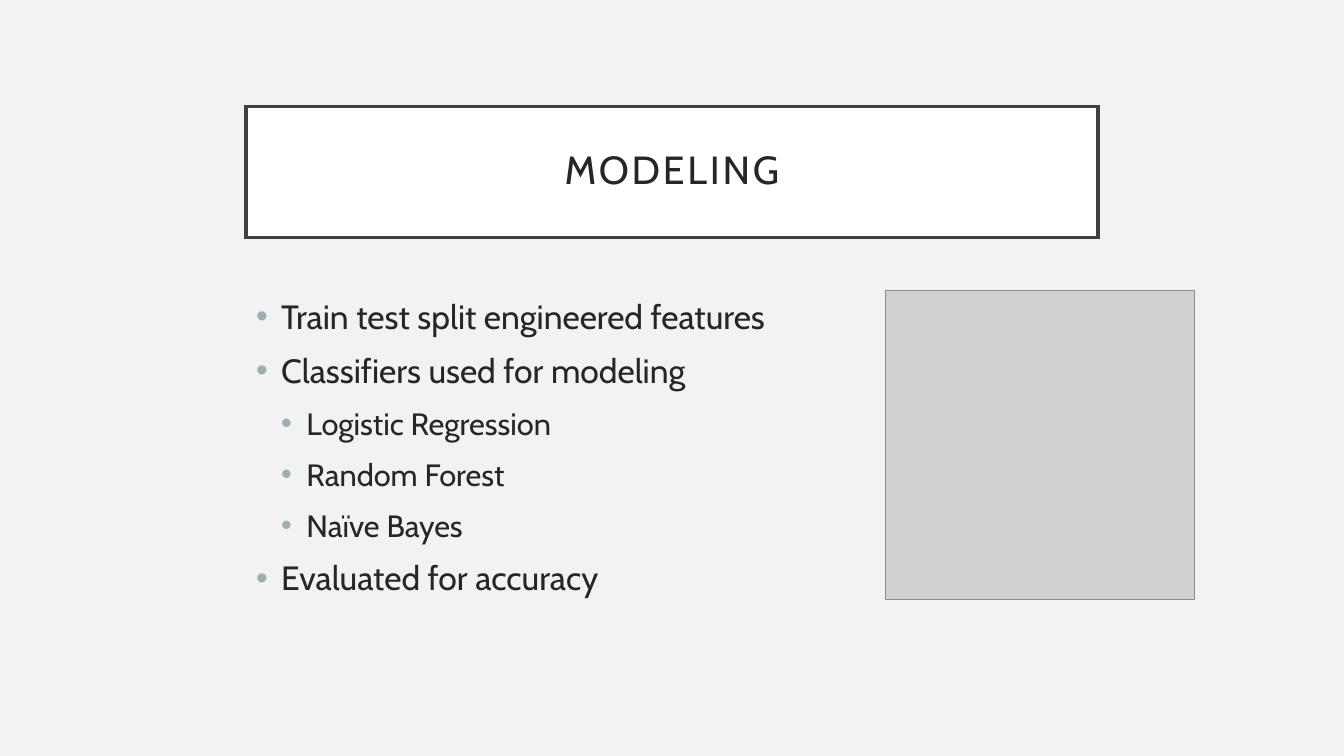
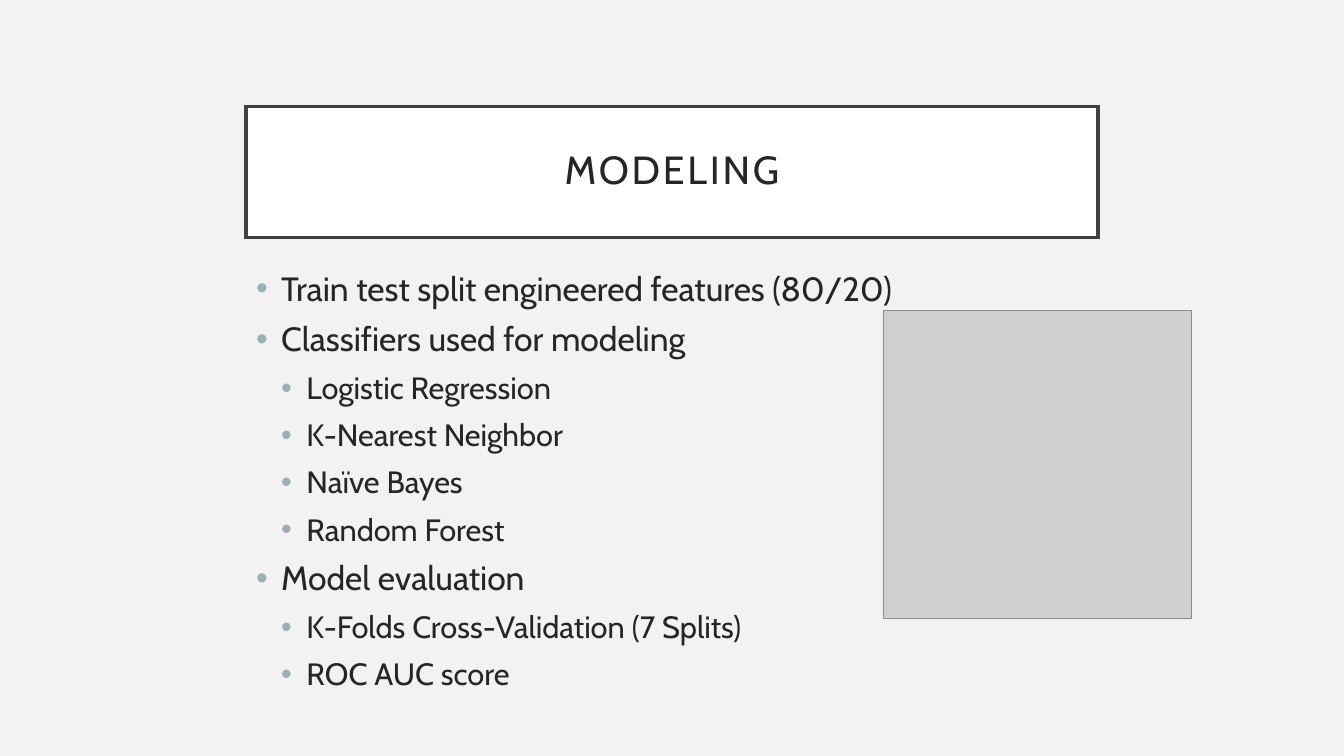
Before and after one commit to joshho77/NLP_Project, a slide deck: slide 17 of NLP Project Slides.pptx. Drawn at 1344x756 pixels with LibreOffice and Linux fonts; fonts in the diff are those of the drawing; grey boxes stand for pictures. Boxes give left, top, right and bottom in pixels: in the first picture for what was removed or moved away, otherwise in the second. Text is boxed around its words. In the diff, an @@ line names an element or a change of style, - is before the commit and + after.

```diff
--- a/NLP Project Slides.pptx
+++ b/NLP Project Slides.pptx
@@ text "Train test split engineered features ...": place and size @@
-text "Train test split engineered features ..." at [281,303,765,598]
+text "Train test split engineered features ..." at [281,275,892,686]
@@ text at [281,275,892,309]: text changed @@
-• Train test split engineered features
+• Train test split engineered features (80/20)
@@ text at [281,325,685,542]: line spacing 1 to 0.9 @@
@@ picture: place and size @@
-picture at [886,290,1195,599]
+picture at [884,311,1193,619]
@@ text at [306,423,563,500]: paragraphs added @@
+  • K-Nearest Neighbor
+  • Naïve Bayes
@@ text at [281,564,741,686]: text changed; size 24 to 22 pt @@
-  • Naïve Bayes
-• Evaluated for accuracy
+• Model evaluation
+  • K-Folds Cross-Validation (7 Splits)
+  • ROC AUC score
```
Also in this commit, not shown: 13 other slides changed, 2 other files.
